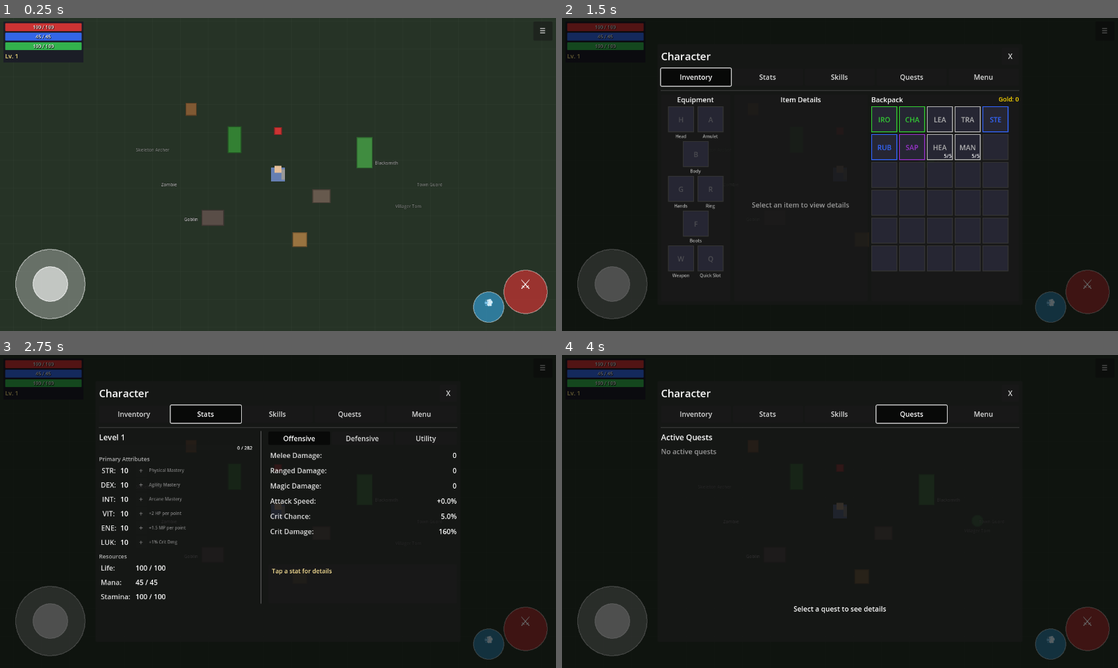
Above: before the commit, frames 1-4 (two rows, left to right).
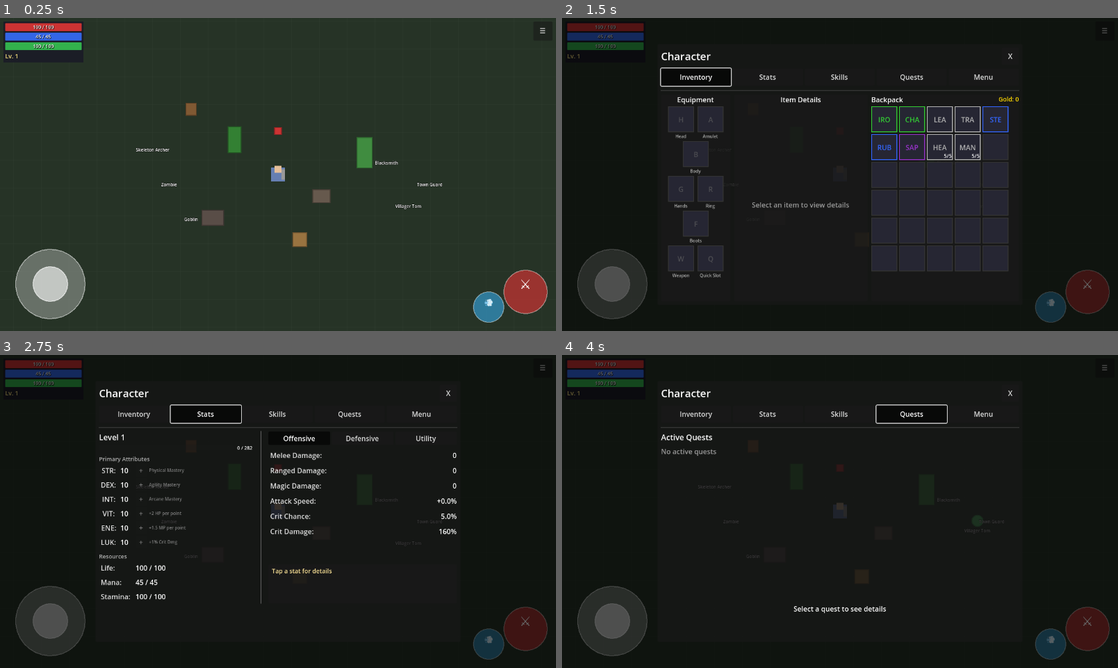
Above: after the commit, the same moments.

Repository: MatousHruska/MobileTestia
Game: Godot game, scene res://scenes/world/test_zone.tscn
Two runs of this game, one before a commit and one after it. Both use one fixed random seed, a clock stepped at 60 frames per second and the inputs below.
Inputs:
- Up to frame 1 (0.25 s): no input
- Up to frame 2 (1.5 s): click "☰" at 0.5 s; click "Inventory" at 1.25 s
- Up to frame 3 (2.75 s): click "Stats" at 2 s
- Up to frame 4 (4 s): click "Skills" at 2.75 s; click "Quests" at 3.5 s

The runs differ from the first frame. In frame 1, 0.1% of the frame differs, in the area x 24-80%, y 41-65%; in frame 2, less than 0.1%; in frame 3, less than 0.1%; in frame 4, less than 0.1%.

Commit message:
Fix NPC visibility, sprites, and AI chase behavior
- Remove visibility fade - all NPCs now 100% visible at all times
- Fix sprite setup to always create fresh placeholder (fixes rectangles)
- Fix type inference issues in AI state machine
- Improve kite state to properly chase when player moves out of range
- Fix _evaluate_chase type inference for distance variable

Diff:
--- a/scripts/npc/ai_state_machine.gd
+++ b/scripts/npc/ai_state_machine.gd
@@ -158,7 +158,7 @@
 		return
 
 	_lost_target_timer = 0.0
-	var distance := _get_distance_to_target()
+	var distance: float = _get_distance_to_target()
 
 	# Check flee conditions
 	if _should_flee():
@@ -206,13 +206,14 @@
 		_change_state(AIState.IDLE)
 		return
 
-	var distance := _get_distance_to_target()
+	var distance: float = _get_distance_to_target()
 
 	# Too close - need to back off
 	if distance < preferred_distance * 0.5:
 		_change_state(AIState.FLEE)
-	# Too far - chase closer
-	elif distance > preferred_distance * 1.5:
+	# Too far - chase closer (use larger of preferred_distance or attack_radius)
+	elif distance > max(preferred_distance * 1.5, attack_radius * 1.2):
+		Debug.log("AI", "Target too far while kiting, chasing", ["distance:", distance])
 		_change_state(AIState.CHASE)
 
 
--- a/scripts/npc/base_character.gd
+++ b/scripts/npc/base_character.gd
@@ -24,12 +24,6 @@
 @export_group("Sprite")
 @export var sprite_frames: SpriteFrames
 @export var use_y_sorting: bool = true
-
-## Visibility settings
-@export_group("Visibility")
-@export var visibility_full_distance: float = 150.0  ## Full opacity within this range
-@export var visibility_fade_distance: float = 300.0  ## Fade to min opacity at this range
-@export var visibility_min_opacity: float = 0.4  ## Minimum opacity when far away
 
 ## Current state
 var current_facing: Facing = Facing.DOWN
@@ -65,37 +59,22 @@
 	_process_movement(delta)
 	move_and_slide()
 	_update_animation()
-	_update_visibility()
 
 	if _debug_enabled:
 		Debug.trace("NPC", "%s velocity" % name, velocity)
 
 
-## Update visibility based on distance to player
-func _update_visibility() -> void:
-	if not Game.is_player_valid():
-		modulate.a = 1.0
-		return
-
-	var distance: float = get_distance_to_player()
-
-	if distance <= visibility_full_distance:
-		modulate.a = 1.0
-	elif distance >= visibility_fade_distance:
-		modulate.a = visibility_min_opacity
-	else:
-		# Lerp between full and min opacity
-		var t: float = (distance - visibility_full_distance) / (visibility_fade_distance - visibility_full_distance)
-		modulate.a = lerpf(1.0, visibility_min_opacity, t)
-
-
 ## Setup functions
 func _setup_sprite() -> void:
-	if not sprite:
-		# Create sprite if not present
-		sprite = AnimatedSprite2D.new()
-		sprite.name = "Sprite2D"
-		add_child(sprite)
+	# Remove any existing sprite to ensure clean setup
+	if sprite:
+		sprite.queue_free()
+		sprite = null
+
+	# Always create a new AnimatedSprite2D
+	sprite = AnimatedSprite2D.new()
+	sprite.name = "Sprite2D"
+	add_child(sprite)
 
 	if sprite_frames:
 		sprite.sprite_frames = sprite_frames
